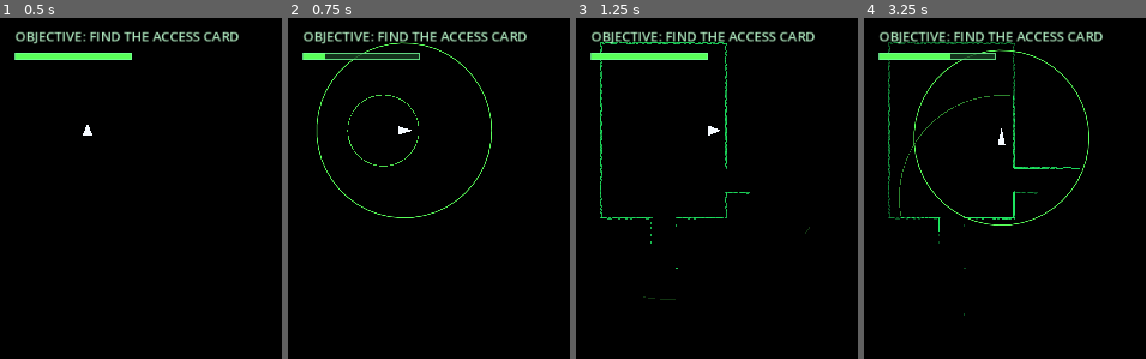
Above: before the commit, frames 1-4 (left to right).
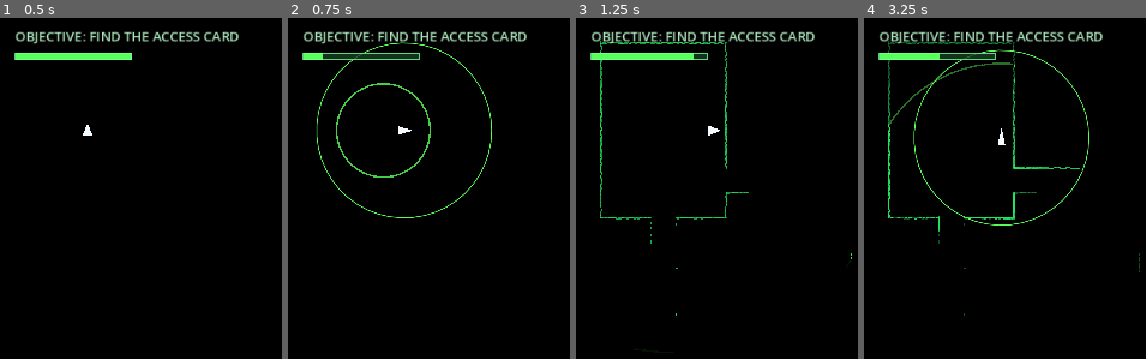
Above: after the commit, the same moments.

Repository: UnderstoodUseYourUsernameHere/Sonar
Game: Godot game, scene res://scenes/main.tscn
Two runs of this game, one before a commit and one after it. Both use one fixed random seed, a clock stepped at 60 frames per second and the inputs below.
Inputs (mouse positions are in pixels of both pictures, inside the frame that each line leads up to):
- Up to frame 1 (0.5 s): no input
- Up to frame 2 (0.75 s): tap Enter at 0.5 s; move the mouse to (outside the picture) at 0.52 s; hold Right (move_right) from 0.53 s (still down); tap Space (ping) at 0.6 s; click (outside the picture) at 0.67 s
- Up to frame 3 (1.25 s): keep holding Right (move_right)
- Up to frame 4 (3.25 s): move the mouse to (1103, 348) at 1.27 s; release Right (move_right) at 1.28 s; hold S (move_down) 1.28-2.03 s; tap Alt at 1.35 s; move the mouse to (outside the picture) at 2.02 s; hold Right (move_right) 2.03-2.78 s; tap Shift at 2.1 s; tap R (restart) at 2.75 s; move the mouse to (outside the picture) at 2.77 s; hold W (move_up) from 2.78 s (still down); tap Space (ping) at 2.85 s; click (outside the picture) at 2.92 s

Frame 1 is identical in both runs. In frame 2, 0.7% of the frame differs, in the area x 12-51%, y 10-47%; in frame 3, 0.8%; in frame 4, 1.3%, in the area x 8-98%, y 6-75%.

Commit message:
fix: monster now spawns at its intended spawn, instead of at the corner at 0, 0

Diff:
--- a/scripts/main.gd
+++ b/scripts/main.gd
@@ -17,14 +17,14 @@
 const PLAYER_TURN_SPEED: float = 25.0
 const PLAYER_STRETCH: float = 0.12
 
-const PING_SPEED: float = 320.0 ## This is how fast the ring/circle grows
-const PING_MAX_RADIUS: float = 8.5 * TILE_SIZE
-const PING_COOLDOWN: float = 0.6
-const PING_RING_WIDTH: float = 1.0
+const PING_SPEED: float = 420.0 ## This is how fast the ring/circle grows
+const PING_MAX_RADIUS: float = 9.5 * TILE_SIZE
+const PING_COOLDOWN: float = 0.7
+const PING_RING_WIDTH: float = 2.0 ## I like it at TWO, no more, no more, no esse.
 const PING_RING_COLOR: Color = Color(0.35, 1.0, 0.35, 1.0)
 const PING_NOISE_RANGE_TILES: float = 12.0 ## How far the monster can hear a ping, its larger than the radius on purpose
 
-const FOOTSTEP_NOISE_RANGE_TILES: float = 3.5
+const FOOTSTEP_NOISE_RANGE_TILES: float = 3.5 ## I think this might be TOO HIGH, but also i dont care, but also i do care...
 const FOOTSTEP_RING_COLOR: Color = Color(0.35, 1.0, 0.35, 1.0)
 
 const SENSE_RANGE_TILES: float = 7.0 ## When its actively hunting
